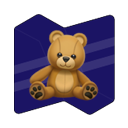
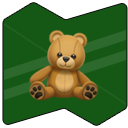
Layer changes from the first 128x128 image to the second:
removed layer "Logo NWD" over [14, 14, 115, 115]
added group "NetWorkedDatas Logo" with 6 layers over [3, 3, 127, 125]
added layer "White" (20%) in group "NetWorkedDatas Logo" over [4, 23, 126, 105]
added layer "background Colored green" in group "NetWorkedDatas Logo" over [3, 3, 127, 125]
